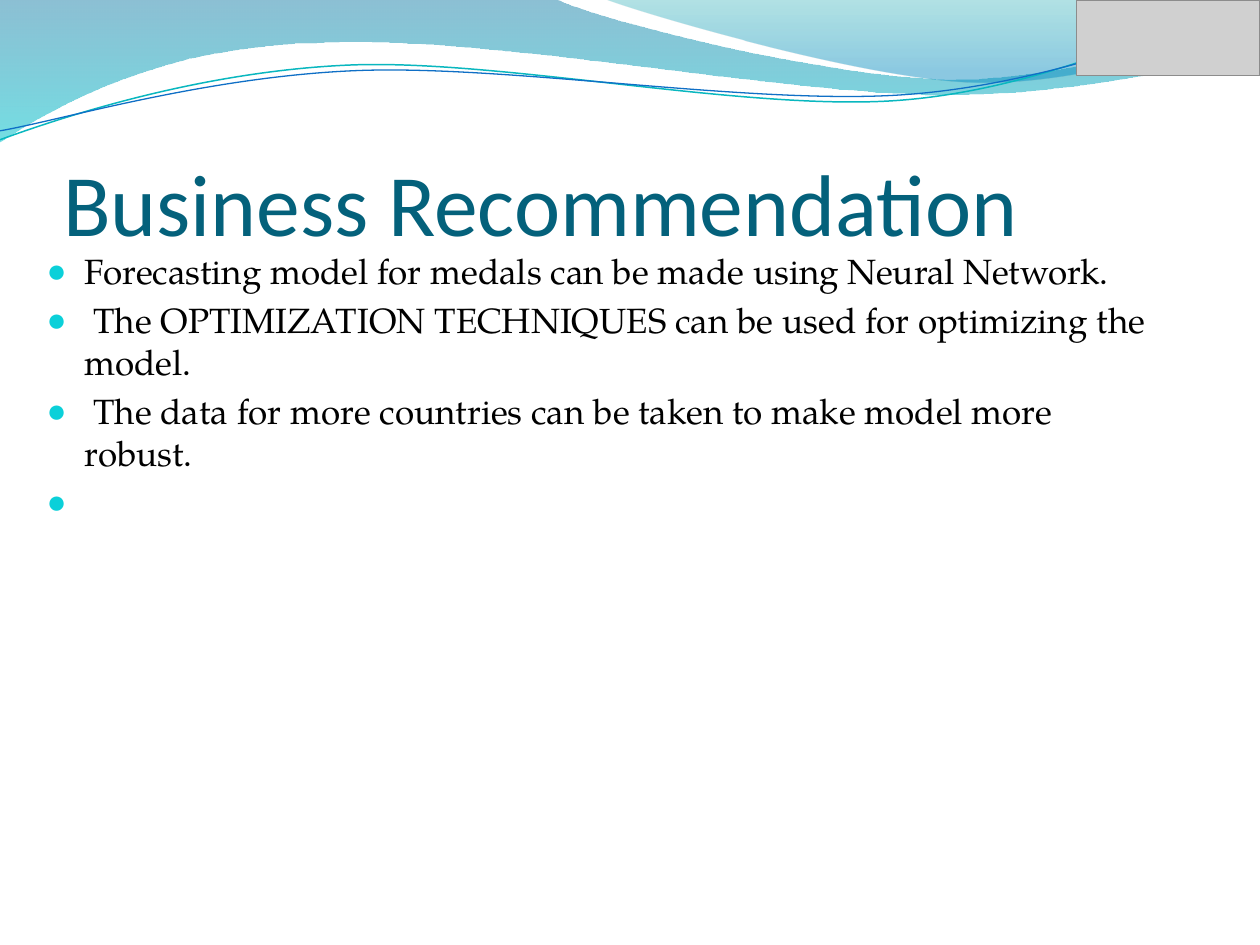
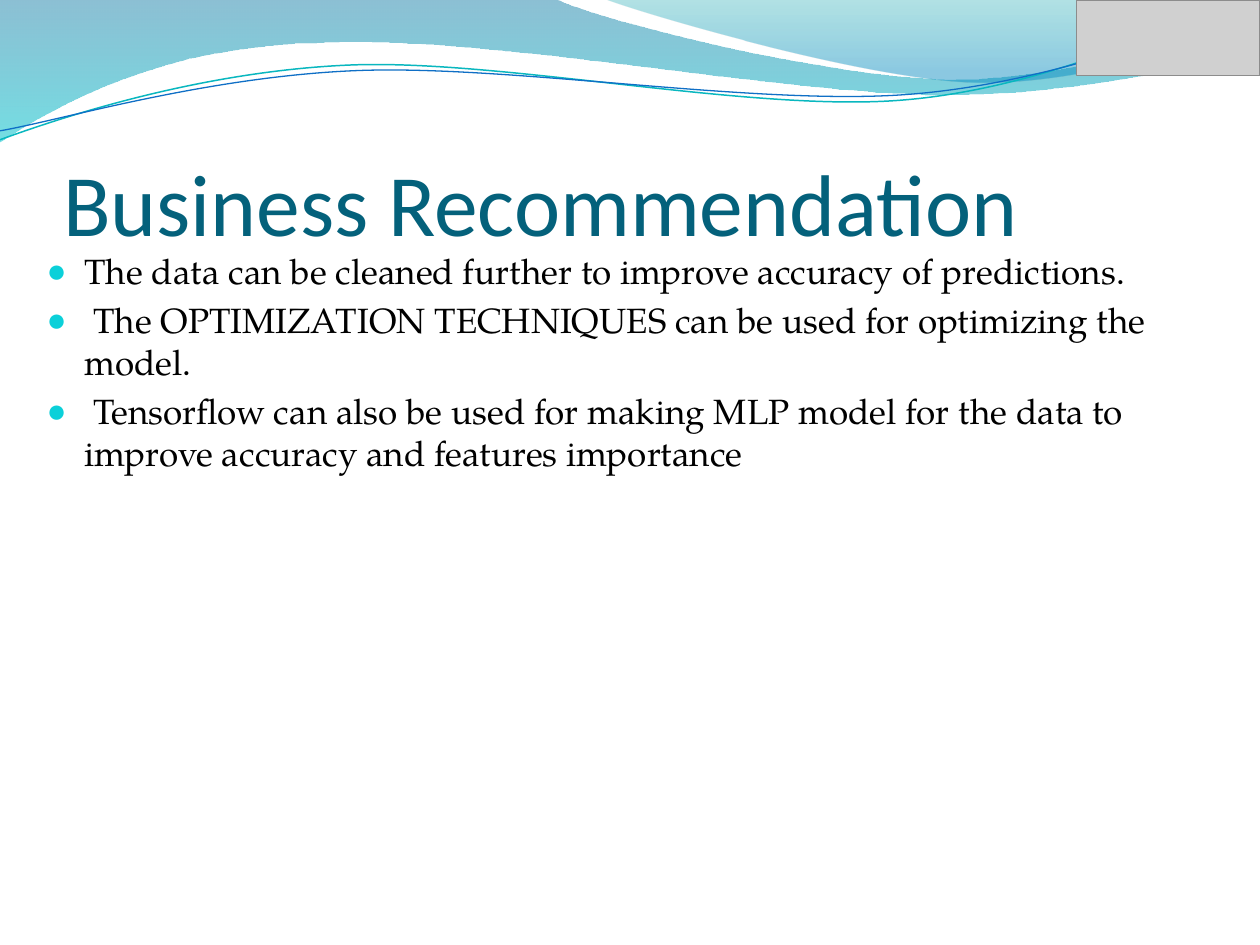
Before and after one commit to iamkuntaldinda/datasets-, a slide deck: slide 27 of Practicum 3.pptx (slide 26 before the commit). Drawn at 1260x945 pixels with LibreOffice and Linux fonts; fonts in the diff are those of the drawing; grey boxes stand for pictures; background and template pictures are left out. Boxes give left, top, right and bottom in pixels: in the first picture for what was removed or moved away, otherwise in the second. Text is boxed around its words. In the diff, an @@ line names an element or a change of style, - is before the commit and + after.

```diff
--- a/Practicum 3.pptx
+++ b/Practicum 3.pptx
@@ text at <box>84,258,1125,294</box>: text changed @@
-● Forecasting model for medals can be made using Neural Network.
+● The data can be cleaned further to improve accuracy of predictions.
@@ text at <box>84,398,1123,476</box>: text changed @@
-● The data for more countries can be taken to make model more robust.
+● Tensorflow can also be used for making MLP model for the data to improve accuracy and features importance
```
Also in this commit, not shown: 9 other slides changed, 8 slides added, 7 slides removed, 2 other files.
